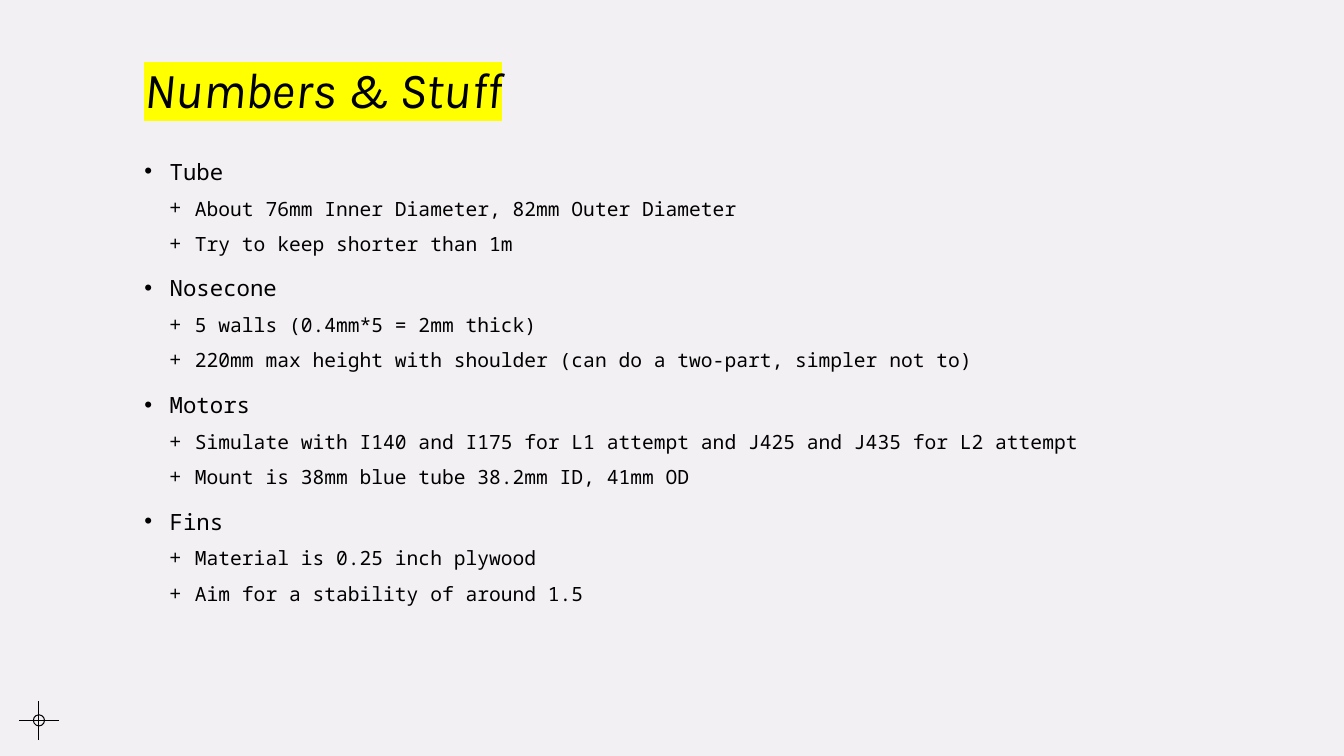
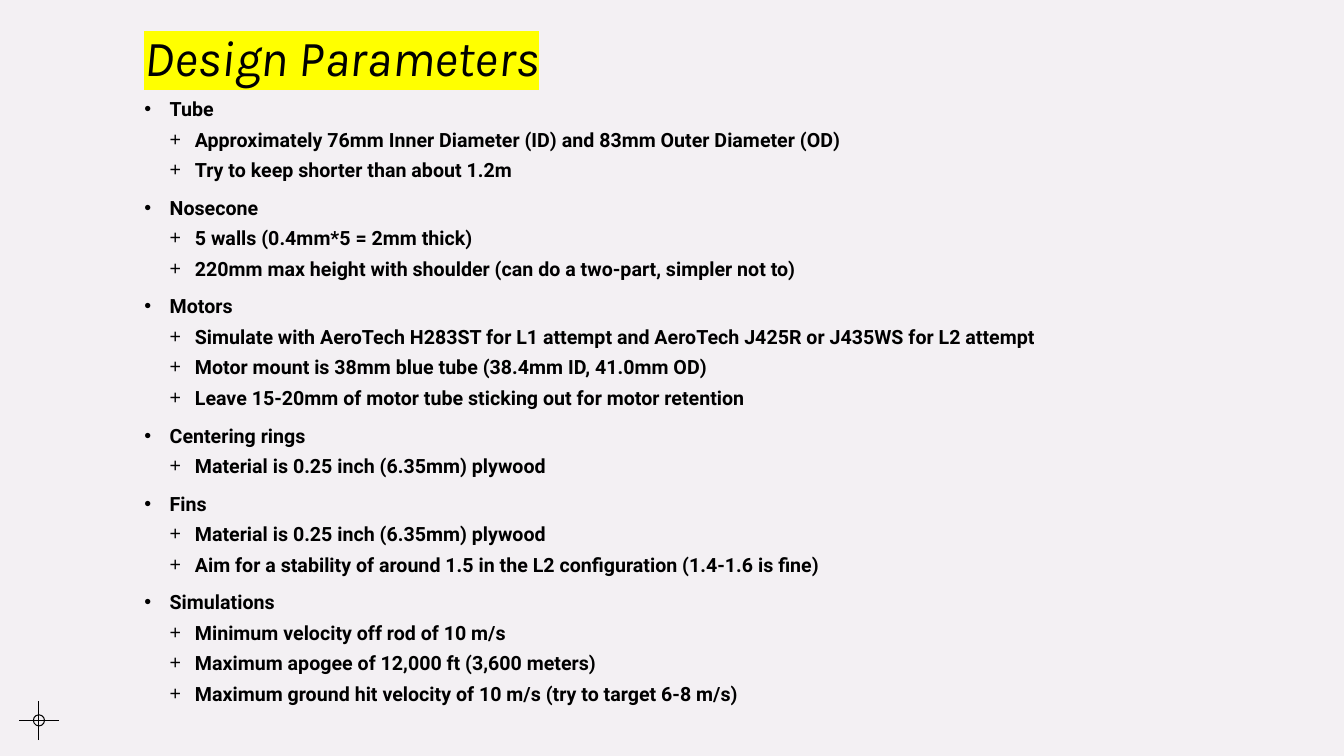
Before and after one commit to Mines-Rocketry-Club/org-central, a slide deck: slide 2 of new-member-cert/Open Rocket Day.pptx. Drawn at 1344x756 pixels with LibreOffice and Linux fonts; fonts in the diff are those of the drawing. Boxes give left, top, right and bottom in pixels: in the first picture for what was removed or moved away, otherwise in the second. Text is boxed around its words. In the diff, an @@ line names an element or a change of style, - is before the commit and + after.

Commit message:
Updated OpenRocket design parameters slide

```diff
--- a/new-member-cert/Open Rocket Day.pptx
+++ b/new-member-cert/Open Rocket Day.pptx
@@ title at (x1=144, y1=41, x2=539, y2=89): text changed @@
-Numbers & Stuff
+Design Parameters
@@ text "Tube" moved from (x1=170, y1=163, x2=1077, y2=606) to (x1=170, y1=101, x2=1034, y2=705) @@
@@ text at (x1=170, y1=101, x2=795, y2=512): size 16 to 14 pt in "Tube", "Nosecone", "Motors", "Fins"; font Noto Sans Mono to Roboto, bold on in "Tube", "Nosecone", "5 walls (0.4mm*5 = 2mm thick)", "220mm max height with shoulder (can do ..." and 2 more places; line spacing 1.2 to 1 @@
@@ text at (x1=195, y1=131, x2=840, y2=181): text changed; font Noto Sans Mono to Roboto; bold on @@
-  + About 76mm Inner Diameter, 82mm Outer Diameter
-  + Try to keep shorter than 1m
+  + Approximately 76mm Inner Diameter (ID) and 83mm Outer Diameter (OD)
+  + Try to keep shorter than about 1.2m
@@ text at (x1=170, y1=329, x2=1034, y2=477): text changed; font Noto Sans Mono to Roboto; bold on @@
-  + Simulate with I140 and I175 for L1 attempt and J425 and J435 for L2 attempt
-  + Mount is 38mm blue tube 38.2mm ID, 41mm OD
+  + Simulate with AeroTech H283ST for L1 attempt and AeroTech J425R or J435WS for L2 attempt
+  + Motor mount is 38mm blue tube (38.4mm ID, 41.0mm OD)
+  + Leave 15-20mm of motor tube sticking out for motor retention
+• Centering rings
+  + Material is 0.25 inch (6.35mm) plywood
@@ text at (x1=170, y1=525, x2=818, y2=705): text changed; font Noto Sans Mono to Roboto; bold on @@
-  + Material is 0.25 inch plywood
-  + Aim for a stability of around 1.5
+  + Material is 0.25 inch (6.35mm) plywood
+  + Aim for a stability of around 1.5 in the L2 configuration (1.4-1.6 is fine)
+• Simulations
+  + Minimum velocity off rod of 10 m/s
+  + Maximum apogee of 12,000 ft (3,600 meters)
+  + Maximum ground hit velocity of 10 m/s (try to target 6-8 m/s)
```
Also in this commit, not shown: 1 other slide changed.
